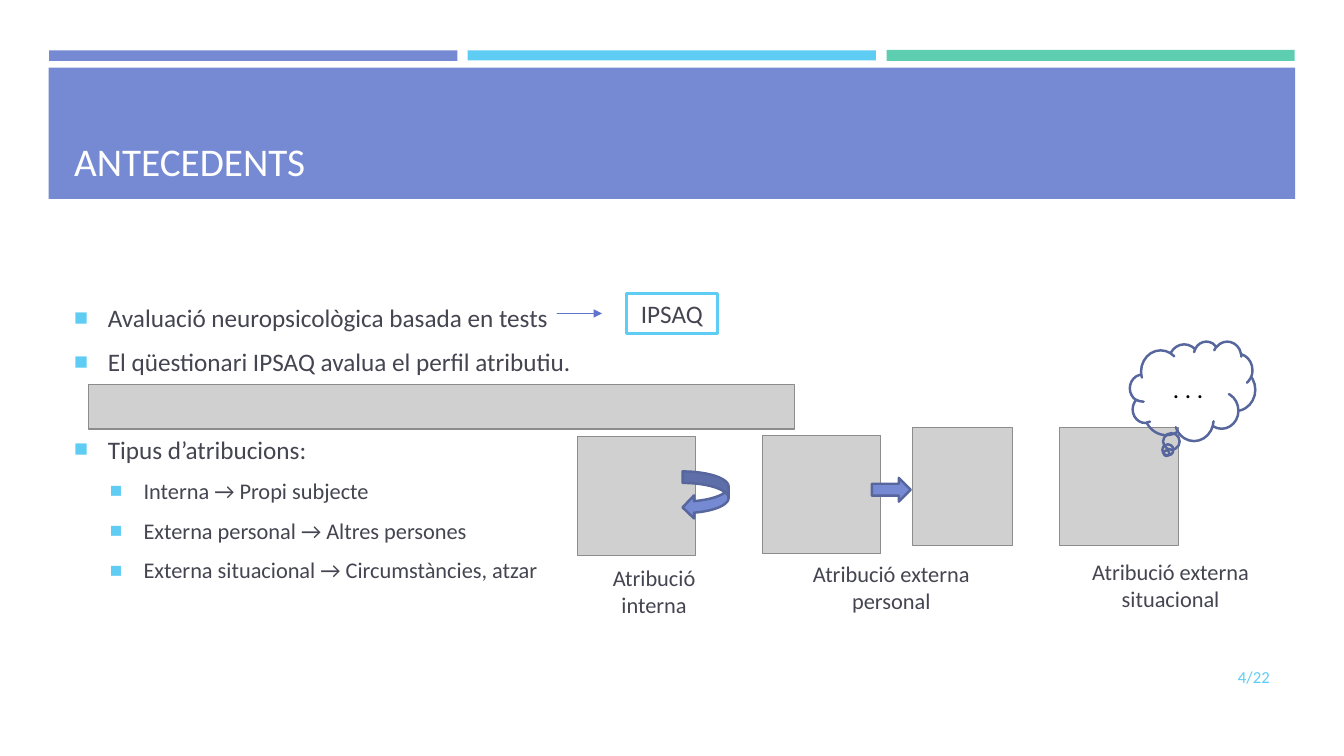
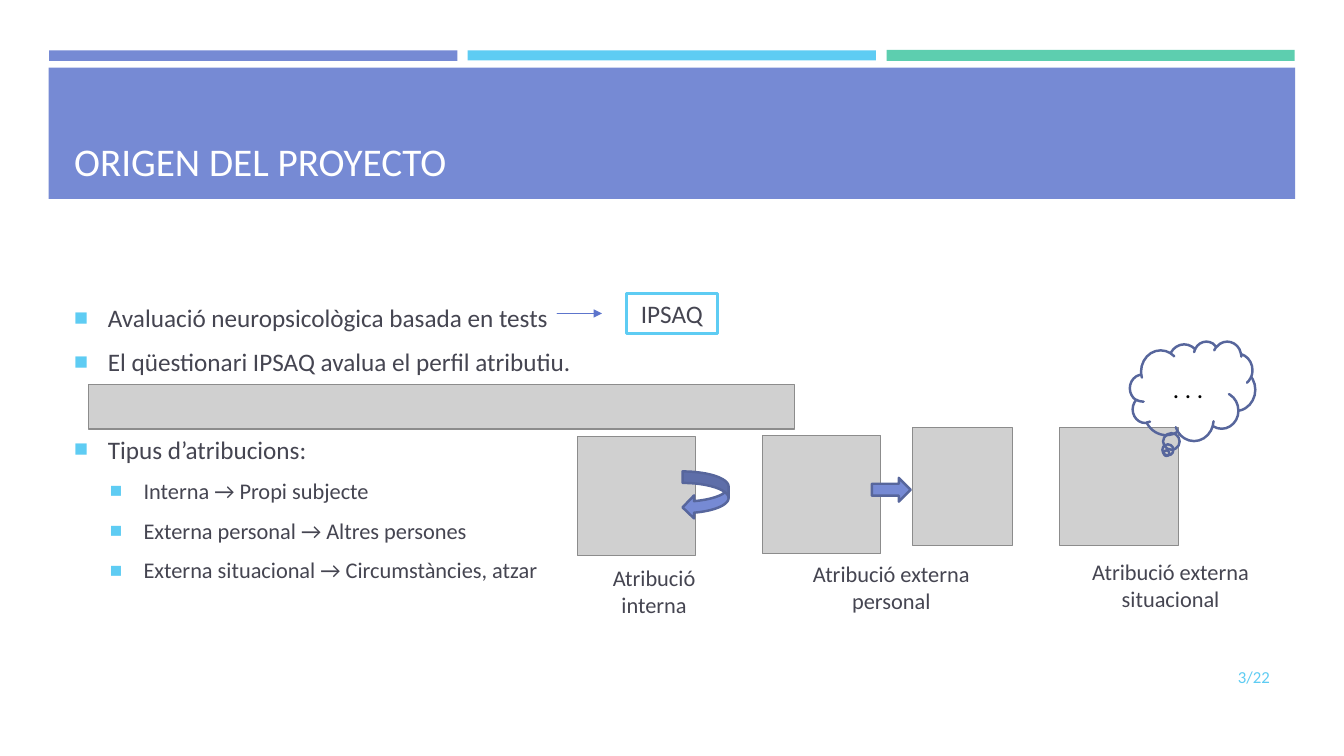
Before and after one commit to mdlunag/tfg, a slide deck: slide 3 of tfg_presentacio.pptx (slide 4 before the commit). Drawn at 1344x756 pixels with LibreOffice and Linux fonts; fonts in the diff are those of the drawing; grey boxes stand for pictures; background and template pictures are left out. Boxes give left, top, right and bottom in pixels: in the first picture for what was removed or moved away, otherwise in the second. Text is boxed around its words. In the diff, an @@ line names an element or a change of style, - is before the commit and + after.

```diff
--- a/tfg_presentacio.pptx
+++ b/tfg_presentacio.pptx
@@ title at [74, 150, 447, 176]: text changed @@
-ANTECEDENTS
+ORIGEN DEL PROYECTO
@@ page number at [1238, 671, 1270, 684]: text changed @@
-4/22
+3/22
```
Also in this commit, not shown: 6 other slides changed, 1 slide removed.
